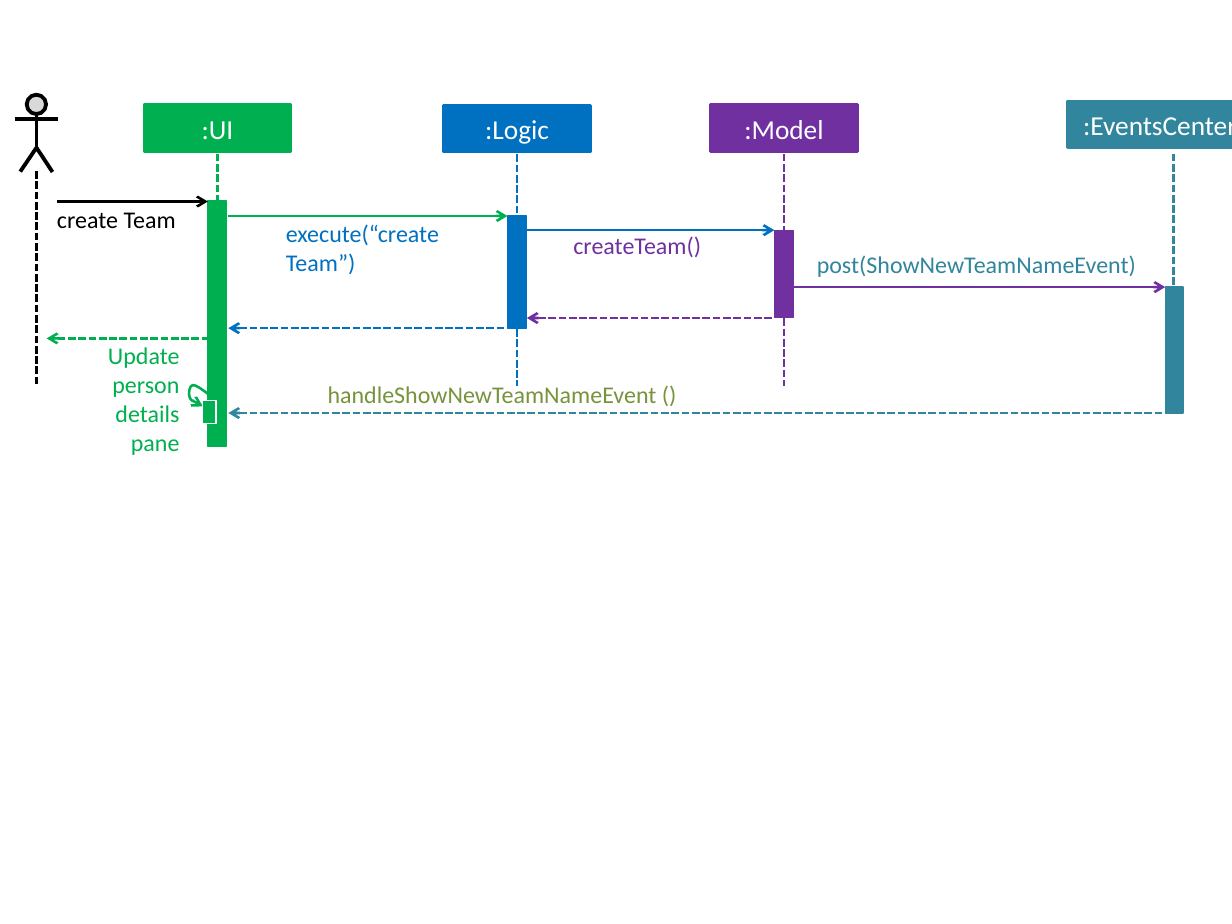
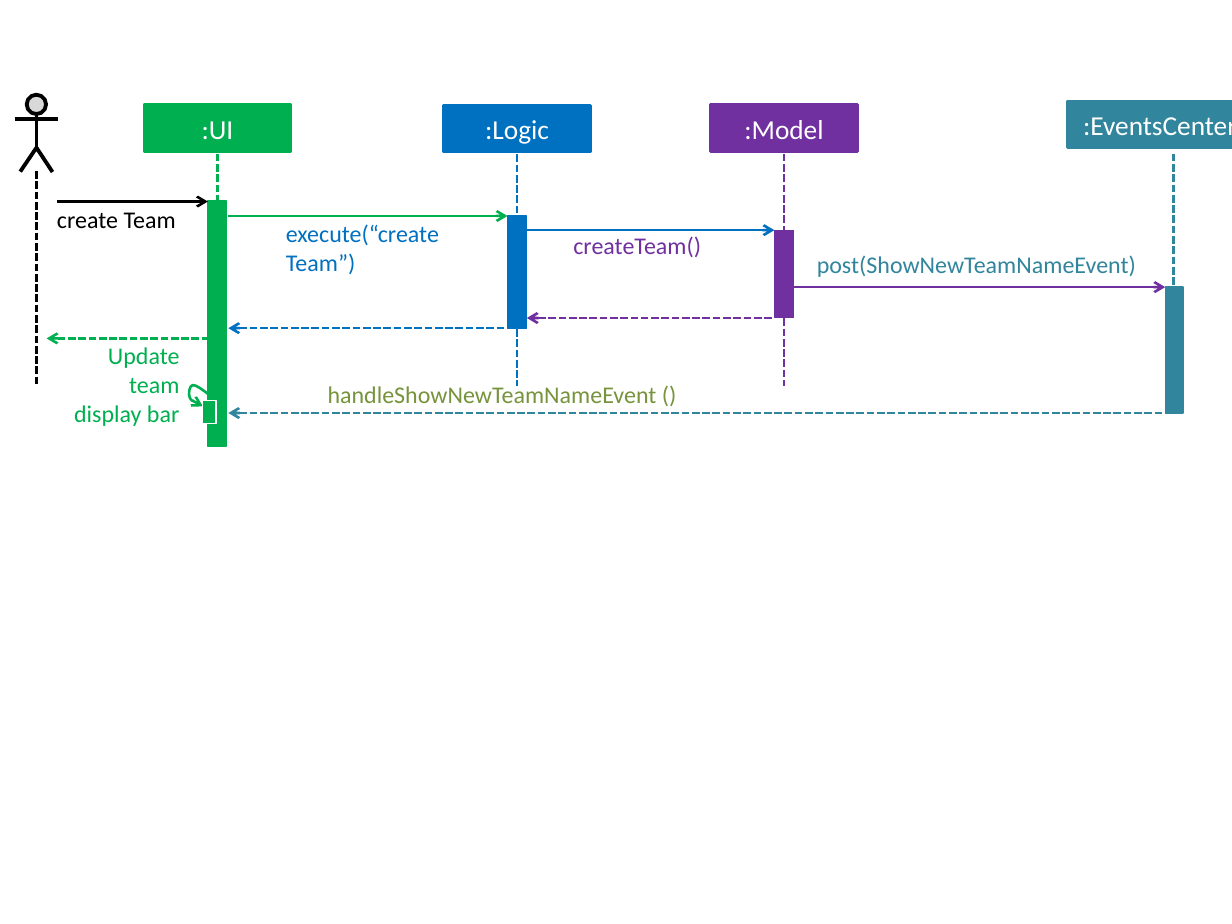
Before and after one commit to reposense/main, a slide deck: slide 1 of docs/diagrams/ShowNewTeamDiagram.pptx. Drawn at 1232x924 pixels with LibreOffice and Linux fonts; fonts in the diff are those of the drawing. Boxes give left, top, right and bottom in pixels: in the first picture for what was removed or moved away, otherwise in the second. Text is boxed around its words. In the diff, an @@ line names an element or a change of style, - is before the commit and + after.

```diff
--- a/docs/diagrams/ShowNewTeamDiagram.pptx
+++ b/docs/diagrams/ShowNewTeamDiagram.pptx
@@ text at (74, 347, 180, 426): text changed @@
-Update person details pane
+Update team display bar
```
Also in this commit, not shown: 1 other file.
